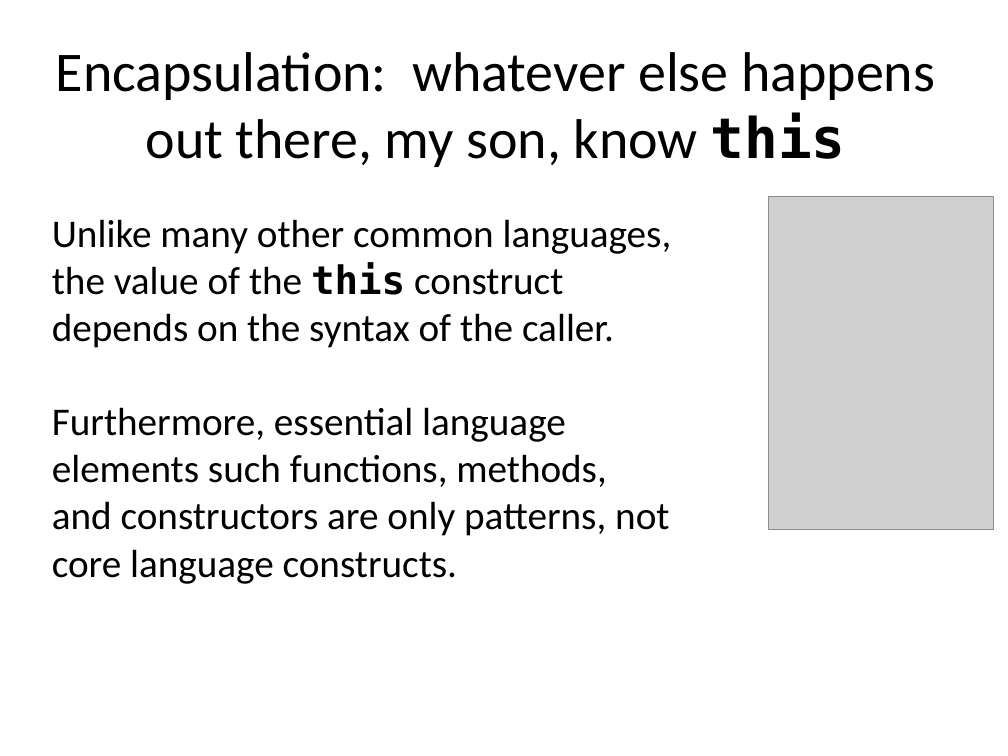
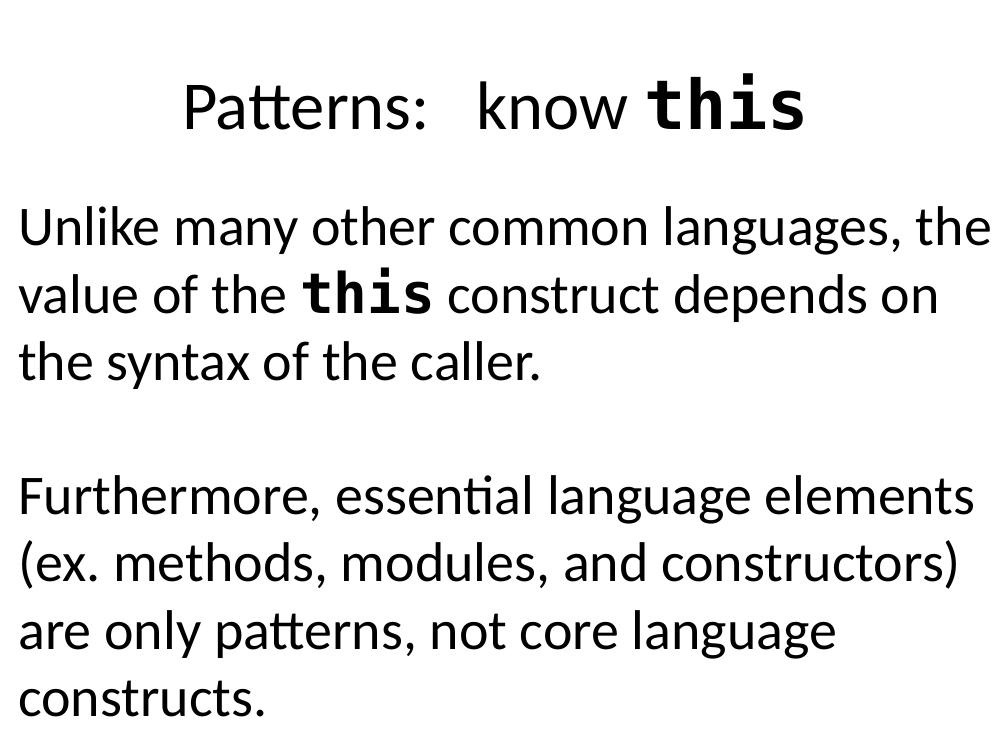
Before and after one commit to benralexander/lv, a slide deck: slide 31 of myD3_latest_c.ppt (slide 26 before the commit). Drawn at 1008x756 pixels with LibreOffice and Linux fonts; fonts in the diff are those of the drawing; grey boxes stand for pictures. Boxes give left, top, right and bottom in pixels: in the first picture for what was removed or moved away, otherwise in the second. Text is boxed around its words. In the diff, an @@ line names an element or a change of style, - is before the commit and + after.

```diff
--- a/myD3_latest_c.ppt
+++ b/myD3_latest_c.ppt
@@ title at [182, 74, 809, 130]: text changed; size 40 to 49 pt @@
-Encapsulation: whatever else happens out there, my son, know this
+Patterns: know this
@@ text "Unlike many other common languages, ...": place and size @@
-text "Unlike many other common languages, ..." at [52, 219, 672, 584]
+text "Unlike many other common languages, ..." at [18, 206, 992, 717]
@@ text at [18, 206, 992, 389]: size 28 to 40 pt in "Unlike many other common languages, the value ..." @@
@@ picture removed at [768, 197, 993, 529] @@
@@ text at [18, 475, 975, 717]: text changed; size 28 to 40 pt @@
-Furthermore, essential language elements such functions, methods, and constructors are only patterns, not core language constructs.
+Furthermore, essential language elements (ex. methods, modules, and constructors) are only patterns, not core language constructs.
```
Also in this commit, not shown: 32 other slides changed, 9 slides added, 3 slides removed, 7 other files.
